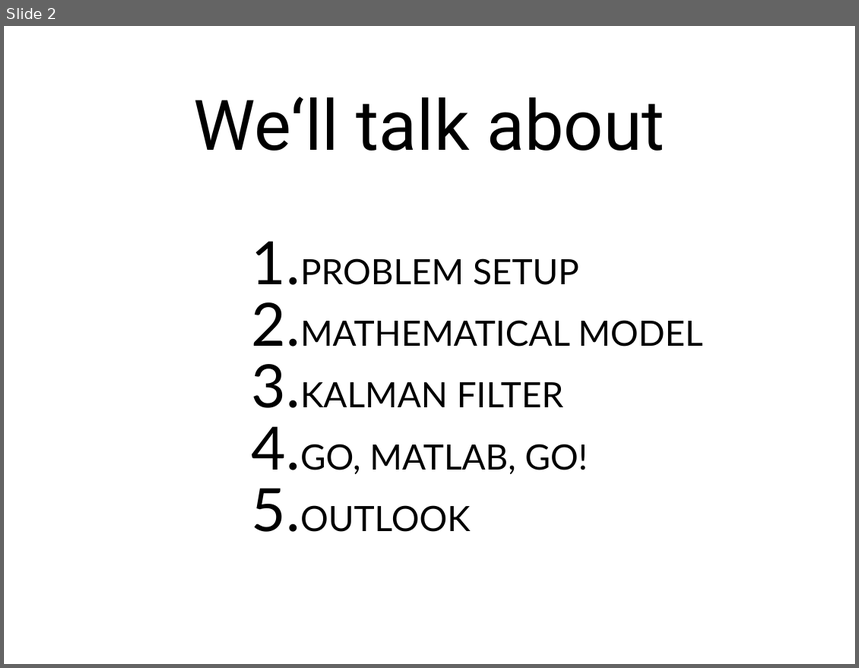
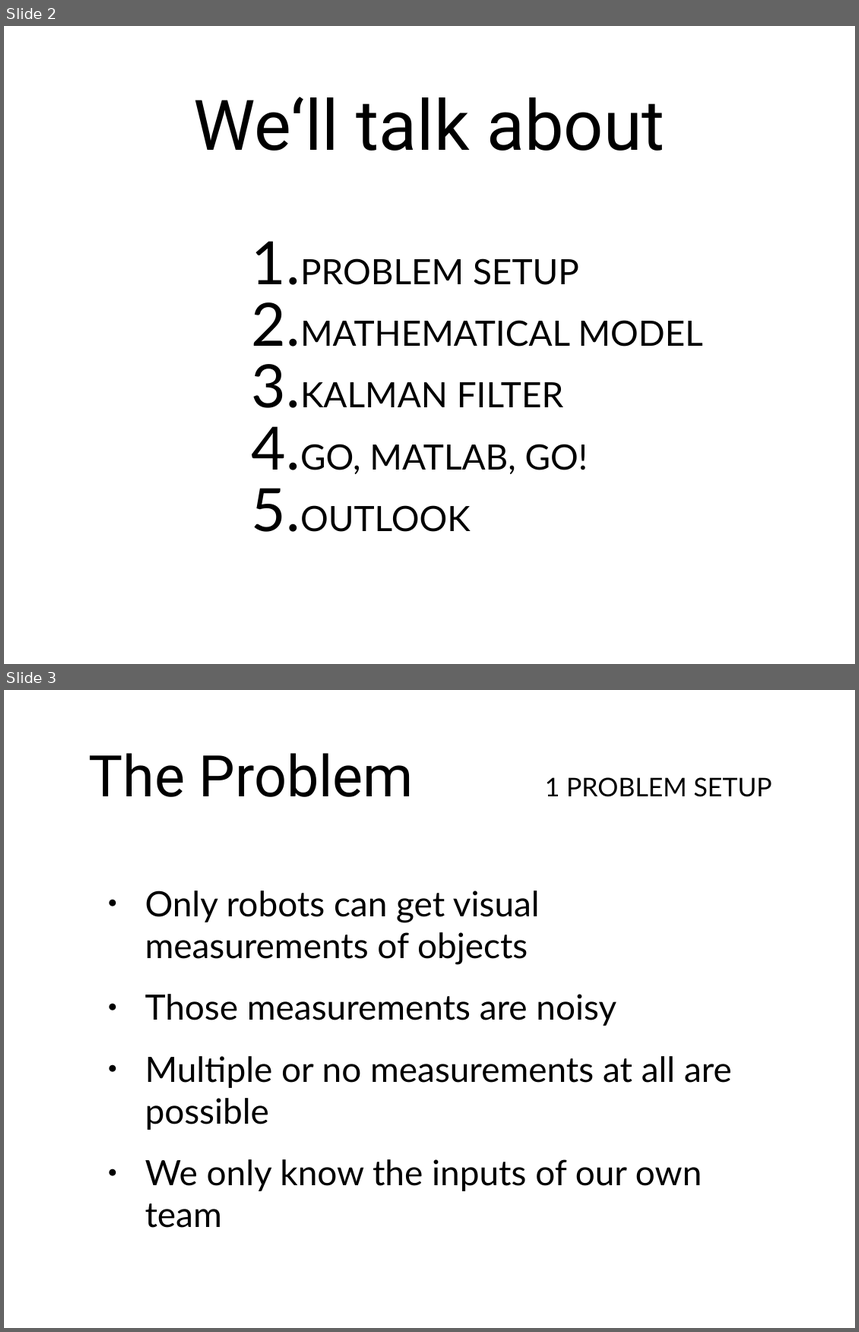
Before and after one commit to bskp/RoboCup-Estimator, a slide deck: Presentation/RobocupEstimatorPresentation.ppt. Shown one above the other, each under a label of ours: slide 2 before the commit, slides 2 and 3 after it. The pictures are 859x668 and 859x1332 pixels, drawn with LibreOffice and Linux fonts; fonts in the diff are those of the drawing. Boxes give left, top, right and bottom in pixels: in the first picture for what was removed or moved away, otherwise in the second. Text is boxed around its words. In the diff, an @@ line names an element or a change of style, - is before the commit and + after.

Commit message:
Problem Setup- and Outlook-part of the presentation finished. I also uploaded the sheet with all the stuff I will say at our presentation.

```diff
--- a/Presentation/RobocupEstimatorPresentation.ppt
+++ b/Presentation/RobocupEstimatorPresentation.ppt
@@ slide 3 added at [4, 690, 855, 1328], background #FFFFFF @@
@@ title added at [89, 753, 414, 797], 69 pt, text #000000 @@
+The Problem
@@ text added at [545, 777, 772, 797], 31 pt, text #000000 @@
+1 PROBLEM SETUP
@@ text added at [145, 891, 732, 1228], 42 pt, text #000000 @@
+● Only robots can get visual measurements of objects
+● Those measurements are noisy
+● Multiple or no measurements at all are possible
+● We only know the inputs of our own team
```
Also in this commit, not shown: 6 other slides changed, 1 other file.
